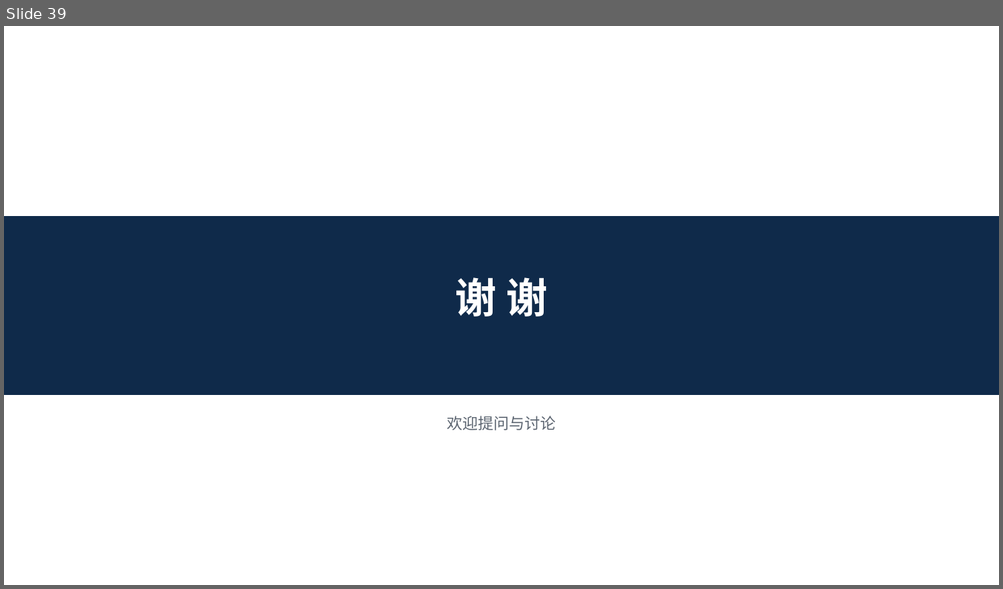
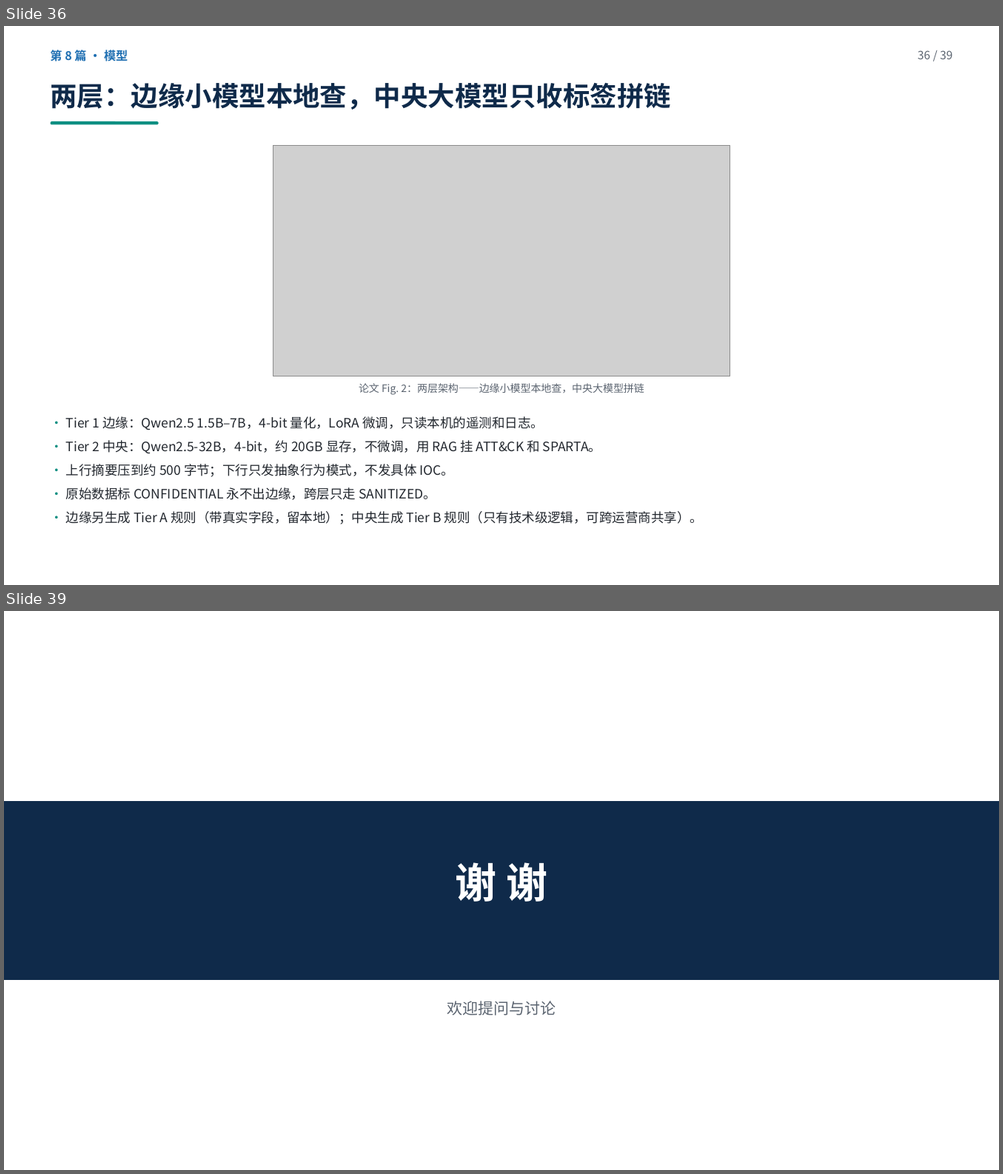
Before and after one commit to yiiiiiii1/multi-agent-remote-sensing, a slide deck: 阶段2-卫星多智能体防御/presentations/卫星多智能体安全调研汇报.pptx. Shown one above the other, each under a label of ours: slide 39 before the commit, slides 36 and 39 after it; the slides between them are not shown. The pictures are 1003x589 and 1003x1174 pixels, drawn with LibreOffice and Linux fonts; fonts in the diff are those of the drawing; grey boxes stand for pictures. Boxes give left, top, right and bottom in pixels: in the first picture for what was removed or moved away, otherwise in the second. Text is boxed around its words. In the diff, an @@ line names an element or a change of style, - is before the commit and + after.

```diff
--- a/阶段2-卫星多智能体防御/presentations/卫星多智能体安全调研汇报.pptx
+++ b/阶段2-卫星多智能体防御/presentations/卫星多智能体安全调研汇报.pptx
@@ slide 36 added at box(4, 26, 999, 585), background #FFFFFF @@
@@ text added at box(50, 48, 128, 64), 11.5 pt, text #1F6FB2, bold @@
+第 8 篇 · 模型
@@ text added at box(917, 50, 952, 59), 11 pt, text #5B6470 @@
+36 / 39
@@ text added at box(50, 83, 670, 110), 26 pt, text #0F2A4A, bold @@
+两层：边缘小模型本地查，中央大模型只收标签拼链
@@ rounded rectangle added at box(51, 121, 159, 124), fill #0E8F82 @@
@@ picture added at box(273, 145, 730, 377) @@
@@ text added at box(358, 383, 644, 395), 10 pt, text #5B6470 @@
+论文 Fig. 2：两层架构——边缘小模型本地查，中央大模型拼链
@@ text added at box(66, 417, 703, 525), 12.5 pt, text #22272E @@
+· Tier 1 边缘：Qwen2.5 1.5B–7B，4-bit 量化，LoRA 微调，只读本机的遥测和日志。
+· Tier 2 中央：Qwen2.5-32B，4-bit，约 20GB 显存，不微调，用 RAG 挂 ATT&CK 和 SPARTA。
+· 上行摘要压到约 500 字节；下行只发抽象行为模式，不发具体 IOC。
+· 原始数据标 CONFIDENTIAL 永不出边缘，跨层只走 SANITIZED。
+· 边缘另生成 Tier A 规则（带真实字段，留本地）；中央生成 Tier B 规则（只有技术级逻辑，可跨运营商共享）。
```
Also in this commit, not shown: 21 slides changed, 6 other slides added, 7 slides removed, 27 other files.
